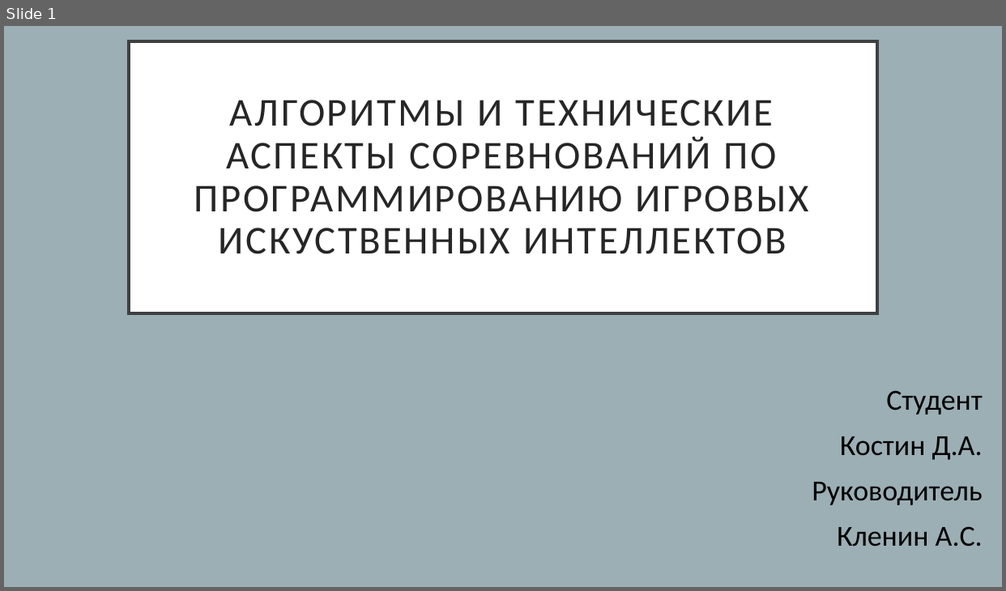
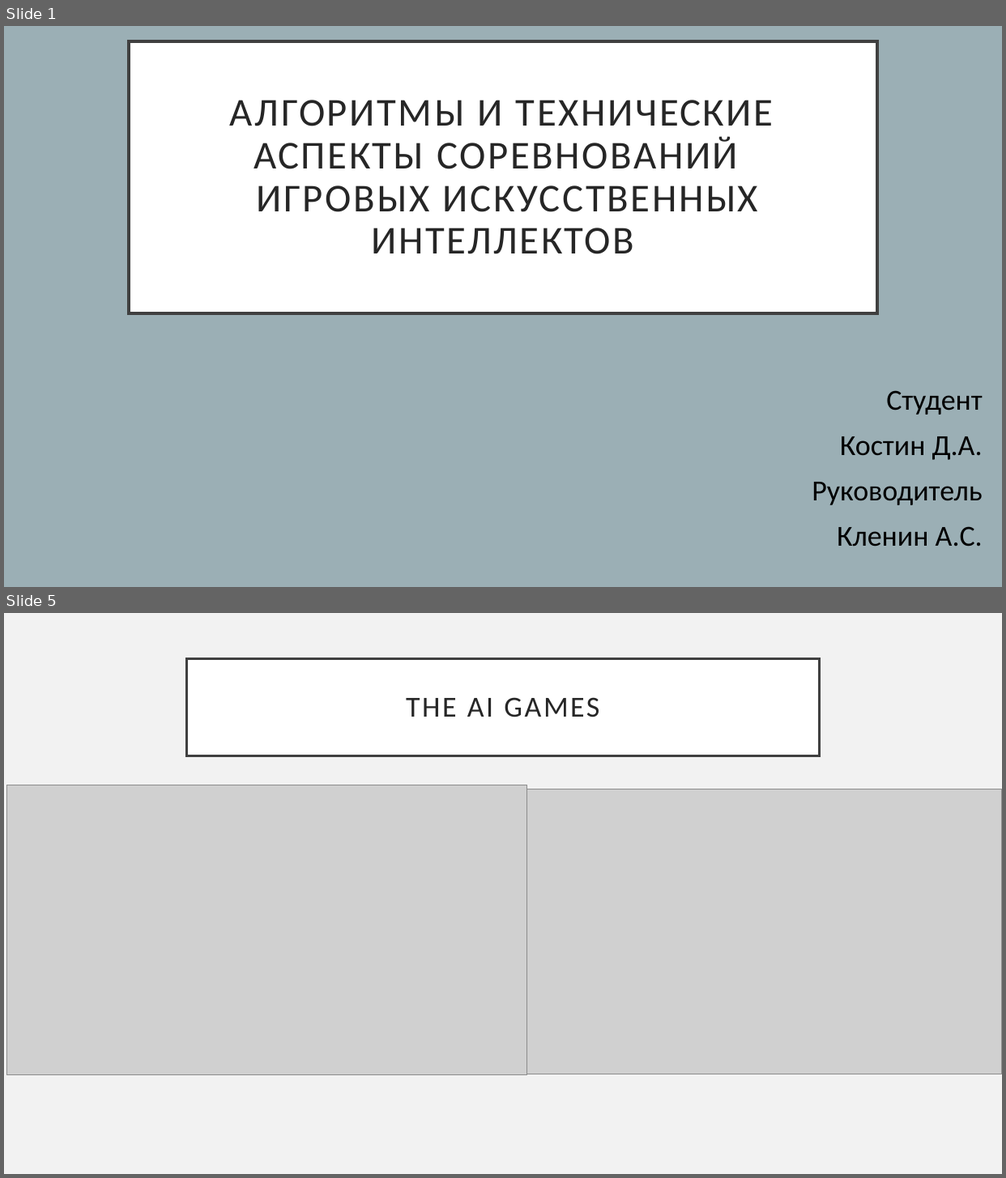
Before and after one commit to etharner/aigame, a slide deck: presentation.pptx. Shown one above the other, each under a label of ours: slide 1 before the commit, slides 1 and 5 after it; the slides between them are not shown. The pictures are 1006x591 and 1006x1178 pixels, drawn with LibreOffice and Linux fonts; fonts in the diff are those of the drawing; grey boxes stand for pictures. Boxes give left, top, right and bottom in pixels: in the first picture for what was removed or moved away, otherwise in the second. Text is boxed around its words. In the diff, an @@ line names an element or a change of style, - is before the commit and + after.

```diff
--- a/presentation.pptx
+++ b/presentation.pptx
@@ slide 5 added at bbox=[4, 613, 1002, 1174], background #F2F2F2 @@
@@ title added at bbox=[187, 658, 819, 756], fill #FFFFFF, outline #404040 2.5 pt, 28 pt, text #262626 @@
+THE AI GAMES
@@ picture added at bbox=[7, 786, 527, 1075] @@
@@ picture added at bbox=[527, 789, 1002, 1074] @@
@@ slide 1 changed as well @@
@@ title at bbox=[230, 100, 774, 254]: text changed @@
-АЛГОРИТМЫ И ТЕХНИЧЕСКИЕ АСПЕКТЫ СОРЕВНОВАНИЙ ПО ПРОГРАММИРОВАНИЮ ИГРОВЫХ ИСКУСТВЕННЫХ ИНТЕЛЛЕКТОВ
+АЛГОРИТМЫ И ТЕХНИЧЕСКИЕ АСПЕКТЫ СОРЕВНОВАНИЙ
+ИГРОВЫХ ИСКУСCТВЕННЫХ ИНТЕЛЛЕКТОВ
```
Also in this commit, not shown: 18 other slides added, 1 slide removed, 1 other file.
